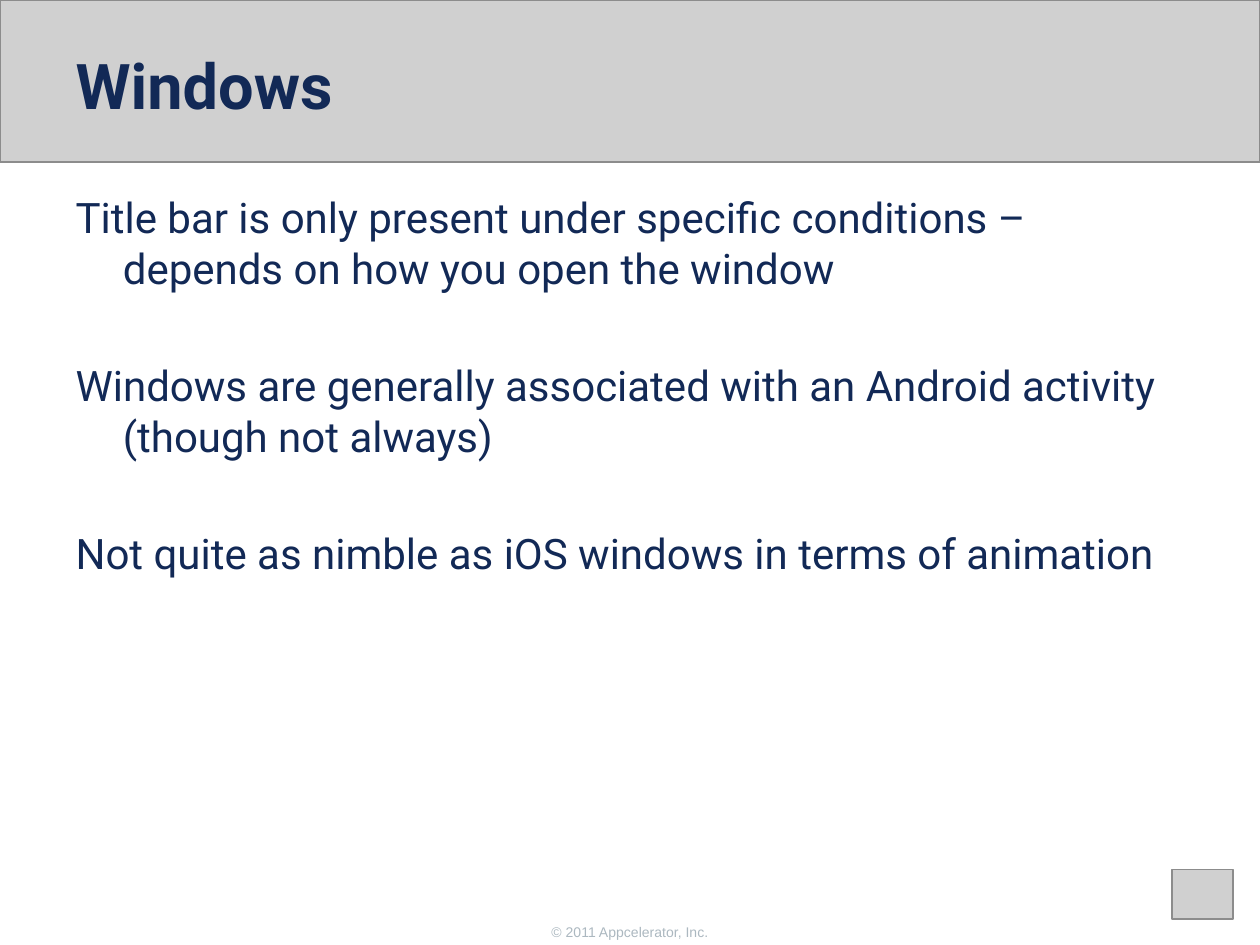
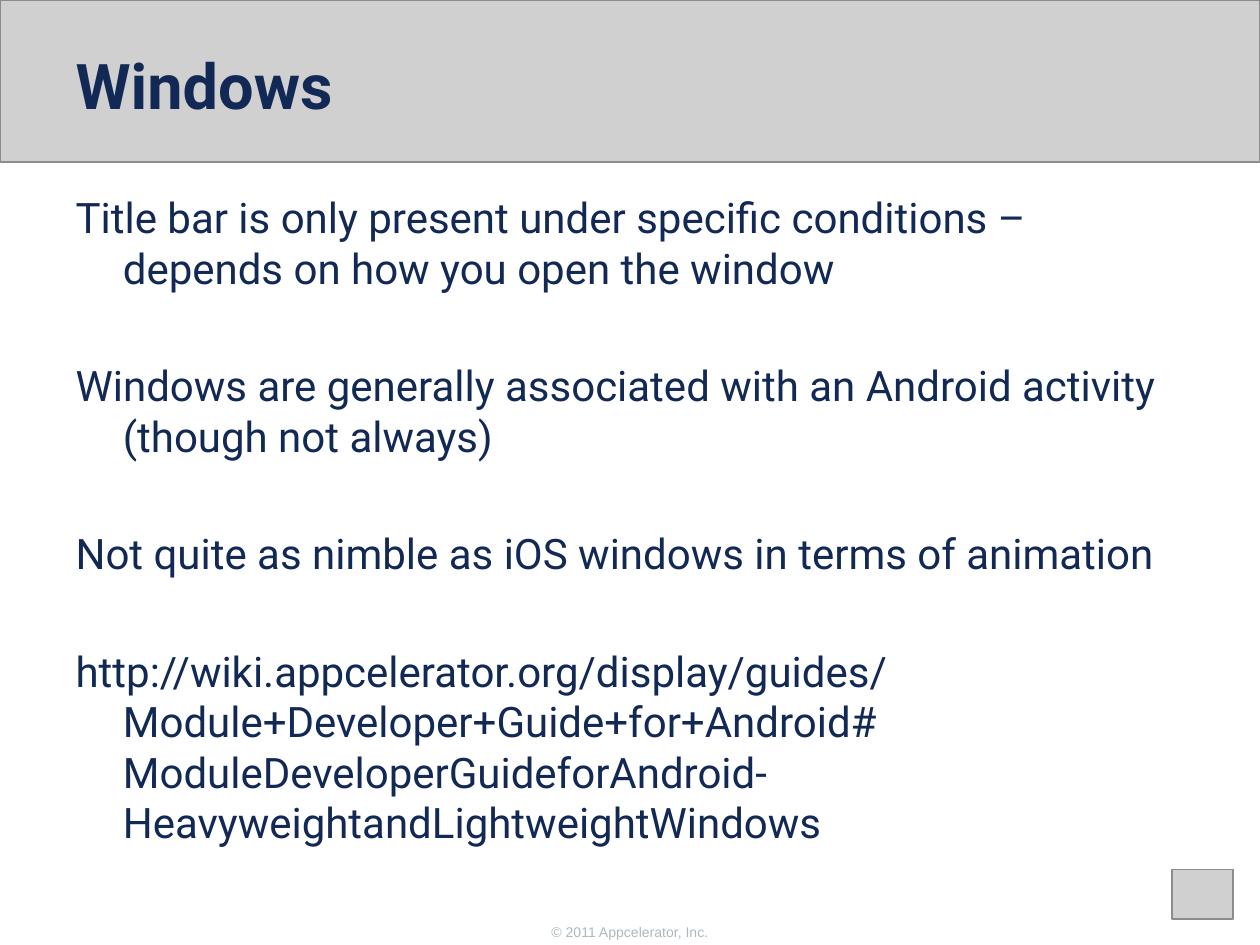
Before and after one commit to appcelerator-forks/appcelerator-training.tcmd_certification, a slide deck: slide 16 of 350.pptx. Drawn at 1260x945 pixels with LibreOffice and Linux fonts; fonts in the diff are those of the drawing; grey boxes stand for pictures; background and template pictures are left out. Boxes give left, top, right and bottom in pixels: in the first picture for what was removed or moved away, otherwise in the second. Text is boxed around its words. In the diff, an @@ line names an element or a change of style, - is before the commit and + after.

```diff
--- a/350.pptx
+++ b/350.pptx
@@ text at bbox=[76, 655, 887, 847]: paragraph added @@
+http://wiki.appcelerator.org/display/guides/Module+Developer+Guide+for+Android#
+ModuleDeveloperGuideforAndroid-HeavyweightandLightweightWindows
```
Also in this commit, not shown: 1 slide added.
